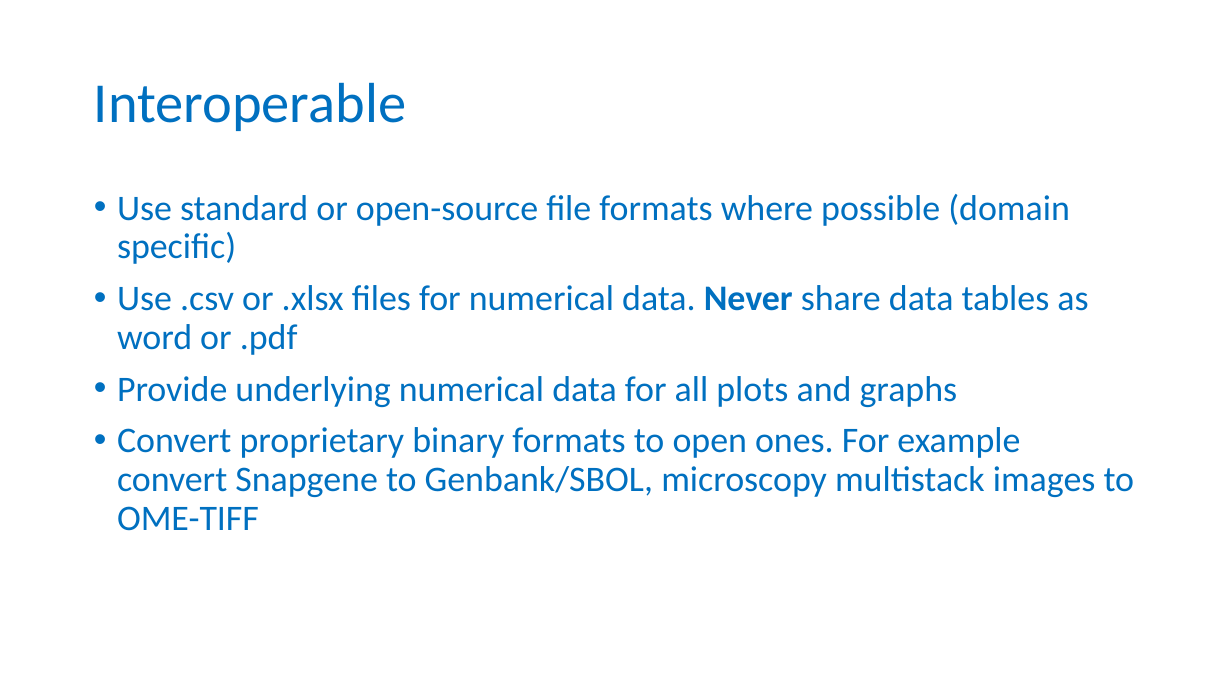
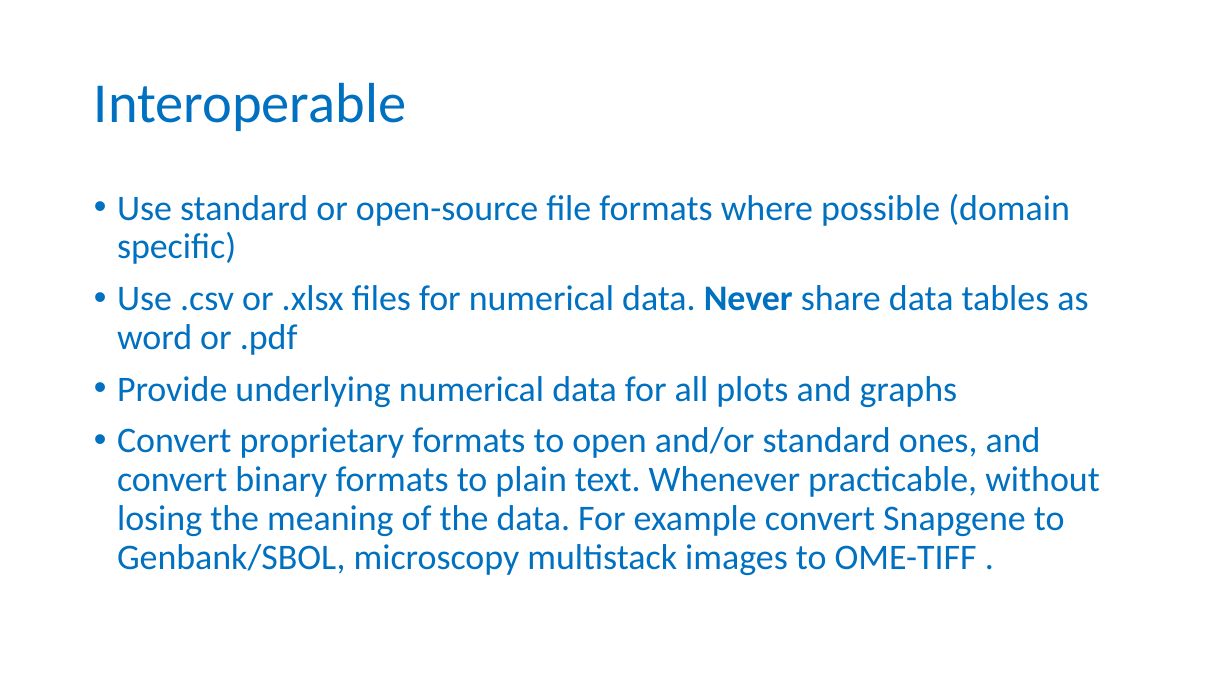
Before and after one commit to carpentries-incubator/fair-for-leaders, a slide deck: slide 12 of instructors/02-Being_FAIR.pptx. Drawn at 1232x693 pixels with LibreOffice and Linux fonts; fonts in the diff are those of the drawing; background and template pictures are left out. Boxes give left, top, right and bottom in pixels: in the first picture for what was removed or moved away, otherwise in the second. Text is boxed around its words. In the diff, an @@ line names an element or a change of style, - is before the commit and + after.

```diff
--- a/instructors/02-Being_FAIR.pptx
+++ b/instructors/02-Being_FAIR.pptx
@@ text at bbox=[117, 427, 1100, 575]: text changed @@
-• Convert proprietary binary formats to open ones. For example convert Snapgene to Genbank/SBOL, microscopy multistack images to OME-TIFF
+• Convert proprietary formats to open and/or standard ones, and convert binary formats to plain text. Whenever practicable, without losing the meaning of the data. For example convert Snapgene to Genbank/SBOL, microscopy multistack images to OME-TIFF .
```
Also in this commit, not shown: 1 other slide changed, 1 other file.
